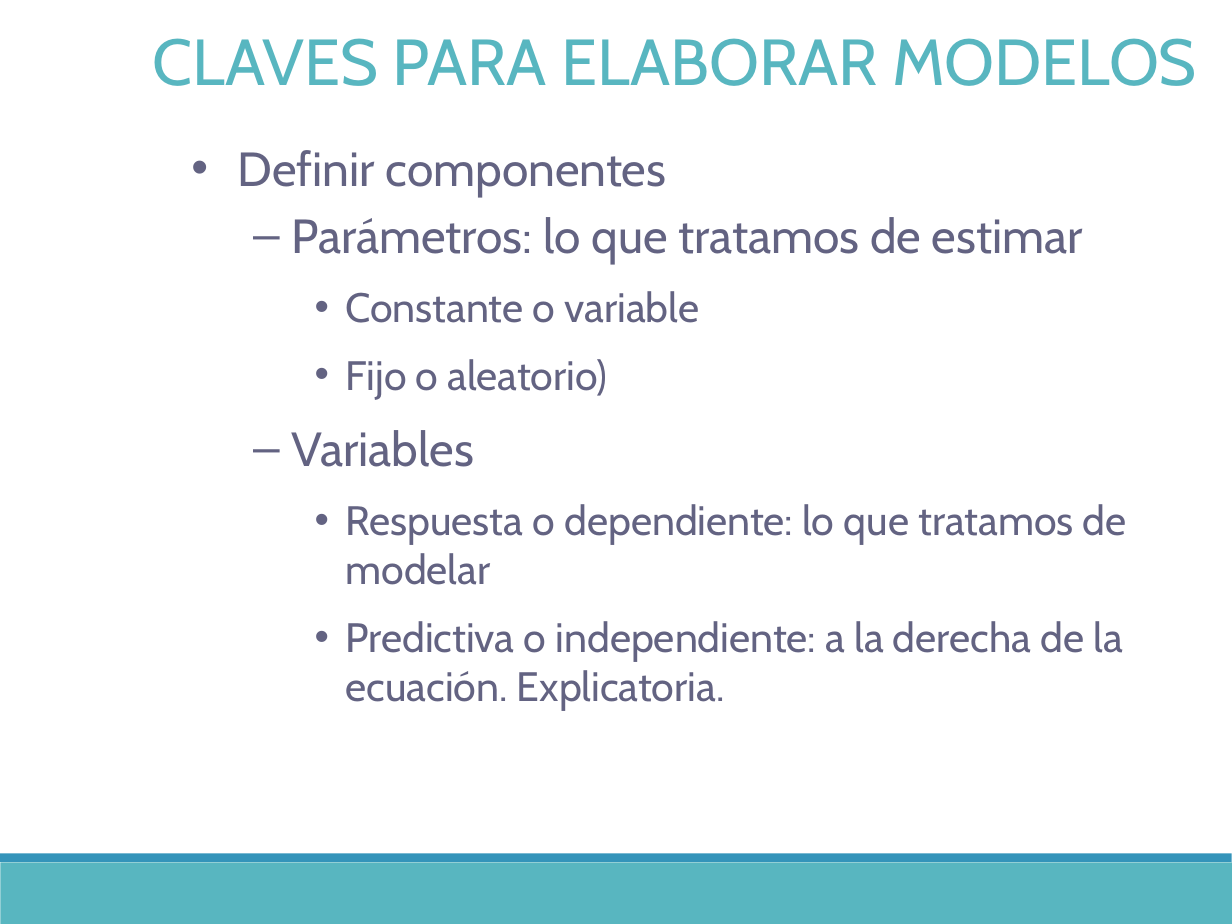
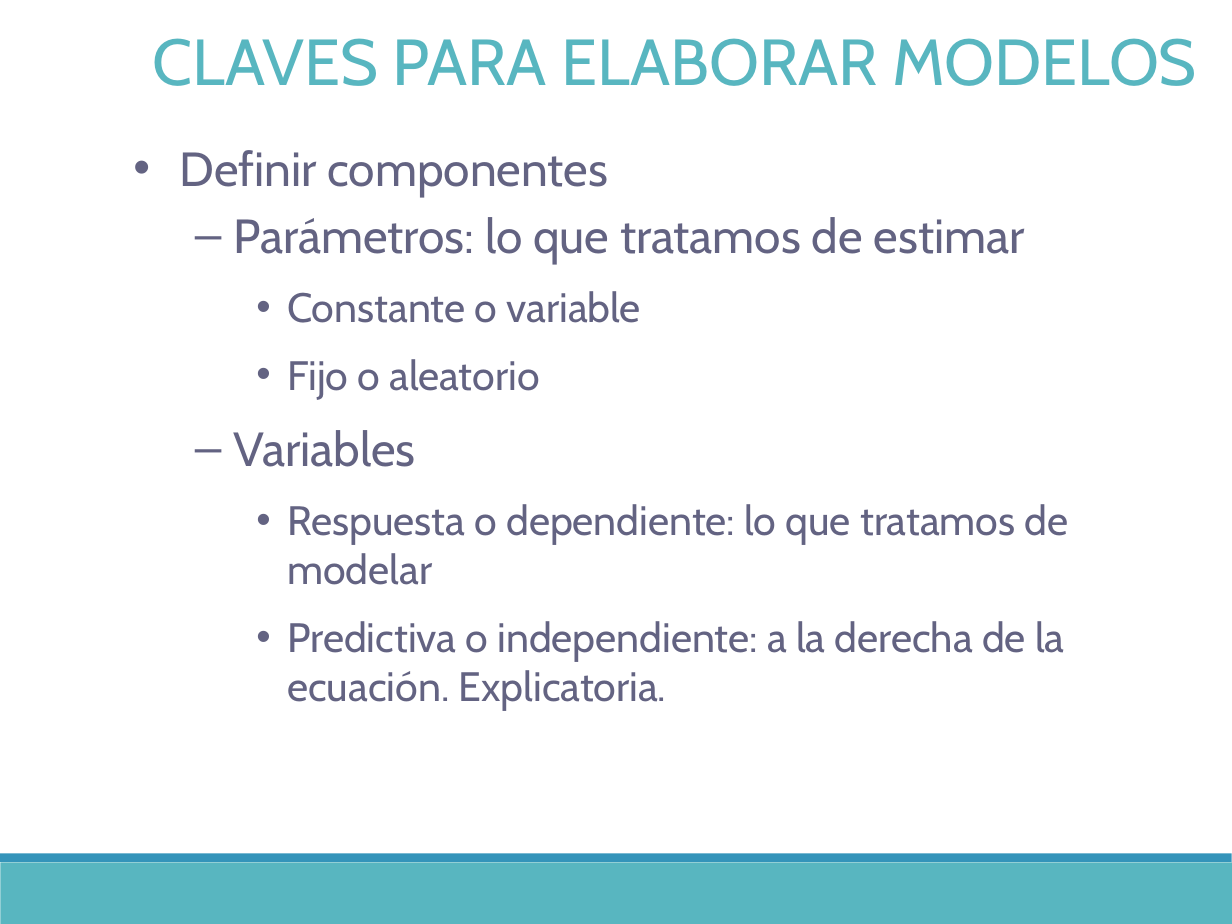
Before and after one commit to DrIgoA/Curso-Ocupacion23, a slide deck: slide 8 of ppt/Modulo 2_Occupacion2023.pptx. Drawn at 1232x924 pixels with LibreOffice and Linux fonts; fonts in the diff are those of the drawing. Boxes give left, top, right and bottom in pixels: in the first picture for what was removed or moved away, otherwise in the second. Text is boxed around its words. In the diff, an @@ line names an element or a change of style, - is before the commit and + after.

```diff
--- a/ppt/Modulo 2_Occupacion2023.pptx
+++ b/ppt/Modulo 2_Occupacion2023.pptx
@@ text "Definir componentes": place and size @@
-text "Definir componentes" at (238, 150, 1127, 711)
+text "Definir componentes" at (180, 150, 1069, 711)
@@ text at (287, 359, 539, 399): text changed @@
-    • Fijo o aleatorio)
+    • Fijo o aleatorio
```
Also in this commit, not shown: 10 other slides changed, 3 other files.
